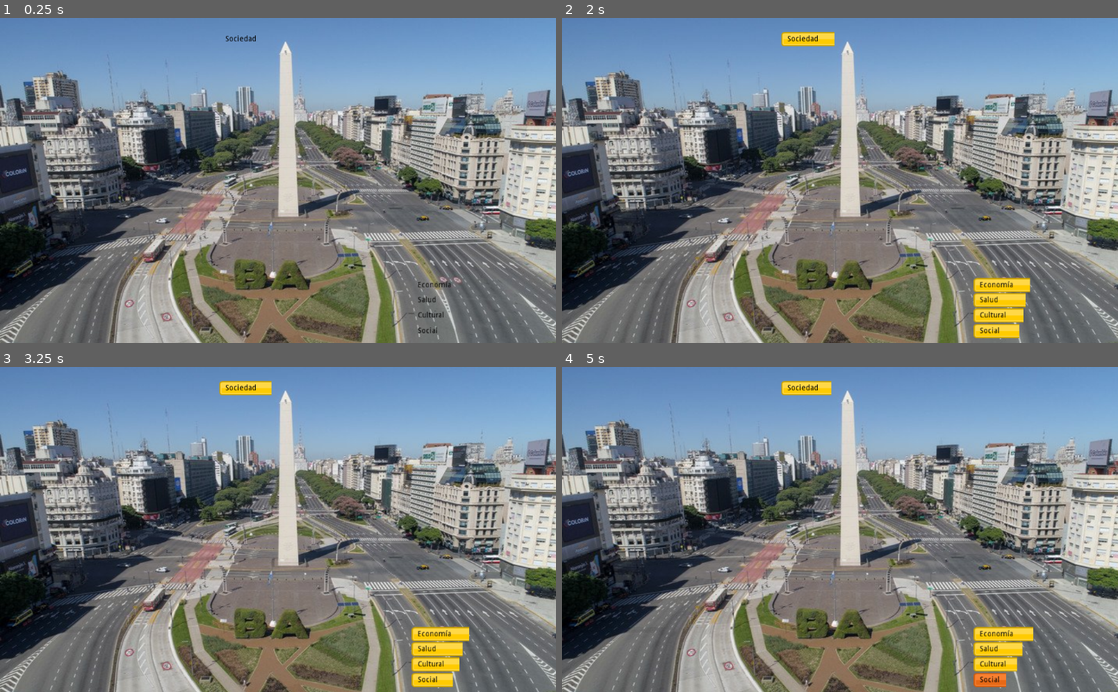
Above: before the commit, frames 1-4 (two rows, left to right).
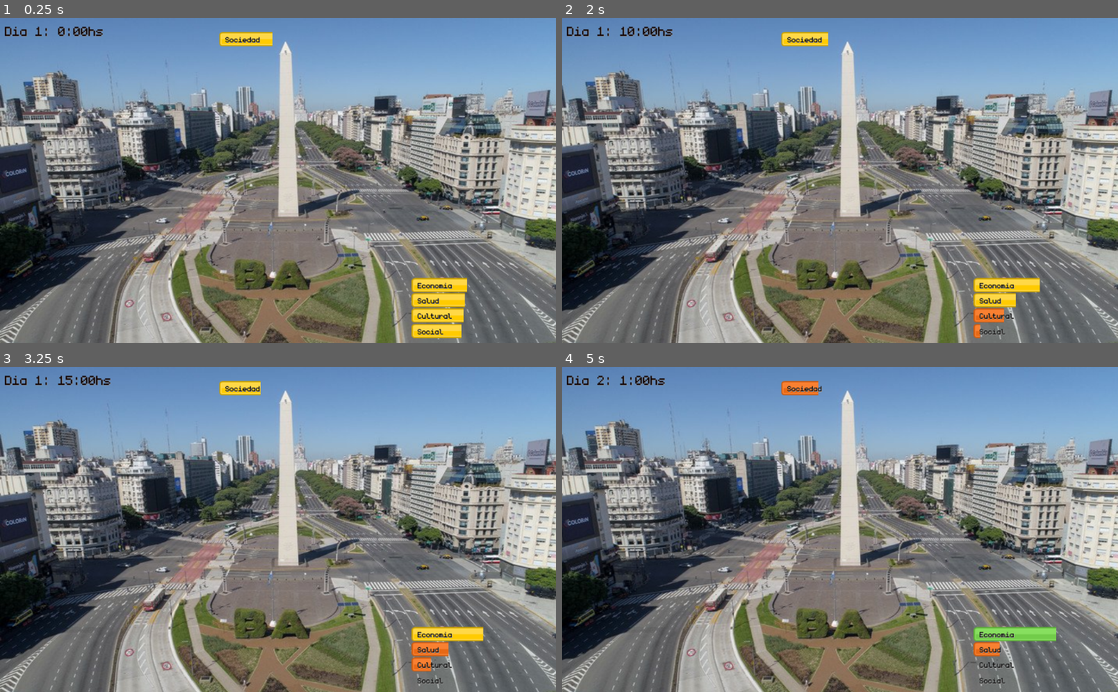
Above: after the commit, the same moments.

Repository: compumundohipermegaredUNQ/SimCovid-21
Game: Godot game, scene res://Main.tscn
The game is run twice, just before and just after one commit, with the same random seed, the same clock (stepped at 60 frames per second) and the same inputs.
Inputs:
- Up to frame 1 (0.25 s): no input
- Up to frame 2 (2 s): tap Enter at 0.5 s; tap Space at 1.25 s
- Up to frame 3 (3.25 s): tap Enter at 2.75 s
- Up to frame 4 (5 s): tap Space at 3.5 s; tap Enter at 4.25 s

The runs differ from the first frame. In frame 1, 2.4% of the frame differs, in the area x 0-84%, y 2-99%; in frame 2, 1.5%; in frame 3, 1.8%; in frame 4, 2.3%.

Commit message:
Agregado reloj con contador de dias * Se agrega señales para cambio de dia y cambio de velocidad * Se modifican las fuentes * La velocidad de las barras cambia con la velocidad del reloj

Diff:
--- /dev/null
+++ b/Clock.gd
@@ -0,0 +1,33 @@
+extends Node2D
+
+onready var clock_label = $ClockLabel
+
+export (float) var seconds_per_day = 5
+
+var day_count = 1
+var hour_count = 0
+var hours_per_second
+
+signal day_change
+signal speed_updated
+
+func initialize(timer:Timer):
+	set_seconds_per_day(seconds_per_day)
+	_do_update()
+	timer.connect("timeout", self, "_update")
+
+func set_seconds_per_day(seconds_in_a_day:float):
+	hours_per_second = round(24/seconds_in_a_day)
+	emit_signal("speed_updated", hours_per_second)
+
+func _update():
+	hour_count += hours_per_second
+	if (hour_count > 24):
+		emit_signal("day_change")
+		day_count += 1
+		hour_count -= 24
+	_do_update()
+
+func _do_update():
+	var text = str("Dia ", day_count, ": ", hour_count, ":00hs")
+	clock_label.set_text(text)
--- /dev/null
+++ b/Clock.tscn
@@ -0,0 +1,24 @@
+[gd_scene load_steps=4 format=2]
+
+[ext_resource path="res://Clock.gd" type="Script" id=1]
+[ext_resource path="res://assets/fonts/monogram.ttf" type="DynamicFontData" id=2]
+
+[sub_resource type="DynamicFont" id=1]
+size = 38
+font_data = ExtResource( 2 )
+
+[node name="Clock" type="Node2D"]
+script = ExtResource( 1 )
+seconds_per_day = 2.0
+
+[node name="ClockLabel" type="RichTextLabel" parent="."]
+margin_left = 9.0
+margin_top = 7.0
+margin_right = 229.0
+margin_bottom = 47.0
+custom_fonts/normal_font = SubResource( 1 )
+custom_colors/default_color = Color( 0.0627451, 0.0117647, 0.0117647, 1 )
+custom_colors/font_color_shadow = Color( 0.541176, 0.537255, 0.537255, 1 )
+__meta__ = {
+"_edit_use_anchors_": false
+}
--- a/HealthBar.gd
+++ b/HealthBar.gd
@@ -11,7 +11,14 @@
 onready var healthbar = $HealthBar
 onready var healthbar_textlabel = $HealthBarLabel
 
-func set_timer(timer:Timer):
+var global_clock
+var speed_multiplier
+
+func initialize(timer:Timer, clock:Node2D):
+	speed_multiplier = 1
+	global_clock = clock
+	global_clock.connect("speed_updated", self, "_set_speed_multiplier")
+	_update_value()
 	timer.connect("timeout", self, "_update_value")
 
 func set_value(value:float):
@@ -24,8 +31,16 @@
 func _ready():
 	healthbar_textlabel.set_text(label)
 
+# Es un tema para que discutamos entre todos
+# Idea: Si queremos que 1 día sean 20s (eventualmente), serían 1.2hs por segundo.
+# Eso sería una partida en vel. normal. Por lo tanto, "tiene sentido" que la velocidad sean
+# las horas por segundo.
+
+func _set_speed_multiplier(hours_per_second):
+	speed_multiplier = hours_per_second
+
 func _update_value():
-	healthbar.value += 1 * multiplier
+	healthbar.value += speed_multiplier * multiplier
 	_update_healthbar()
 
 func _update_healthbar():
--- a/HealthBar.tscn
+++ b/HealthBar.tscn
@@ -1,6 +1,13 @@
-[gd_scene load_steps=2 format=2]
+[gd_scene load_steps=4 format=2]
 
 [ext_resource path="res://HealthBar.gd" type="Script" id=1]
+[ext_resource path="res://assets/fonts/monogram.ttf" type="DynamicFontData" id=2]
+
+[sub_resource type="DynamicFont" id=1]
+size = 22
+outline_color = Color( 0.972549, 0.0313726, 0.0313726, 1 )
+use_mipmaps = true
+font_data = ExtResource( 2 )
 
 [node name="HealthDisplay" type="Node2D"]
 position = Vector2( 862.051, 480.414 )
@@ -18,11 +25,13 @@
 }
 
 [node name="HealthBarLabel" type="RichTextLabel" parent="."]
-margin_left = 11.8921
-margin_top = 5.94604
-margin_right = 124.892
-margin_bottom = 22.946
+margin_left = 12.0
+margin_top = 3.75513
+margin_right = 125.0
+margin_bottom = 21.7551
+custom_fonts/normal_font = SubResource( 1 )
 custom_colors/default_color = Color( 0, 0, 0, 1 )
+custom_colors/font_color_shadow = Color( 0.635294, 0.627451, 0.627451, 1 )
 fit_content_height = true
 __meta__ = {
 "_edit_use_anchors_": false
--- a/HealthBarGroup.gd
+++ b/HealthBarGroup.gd
@@ -7,11 +7,12 @@
 onready var overall_bar = $OverallBar
 var global_timer
 
-func initialize(timer:Timer):
-	economia_bar.set_timer(timer)
-	salud_bar.set_timer(timer)
-	cultural_bar.set_timer(timer)
-	social_bar.set_timer(timer)
+func initialize(timer:Timer, clock:Node2D):
+	economia_bar.initialize(timer, clock)
+	salud_bar.initialize(timer, clock)
+	cultural_bar.initialize(timer, clock)
+	social_bar.initialize(timer, clock)
+	_update_overall_value()
 	timer.connect("timeout", self, "_update_overall_value")
 
 func _update_overall_value():
--- a/HealthBarGroup.tscn
+++ b/HealthBarGroup.tscn
@@ -8,7 +8,7 @@
 
 [node name="EconomiaBar" parent="." instance=ExtResource( 1 )]
 position = Vector2( 757.4, 480.414 )
-label = "Economía"
+label = "Economia"
 percentage = 0.3
 
 [node name="SaludBar" parent="." instance=ExtResource( 1 )]
--- a/Main.gd
+++ b/Main.gd
@@ -2,6 +2,10 @@
 
 onready var timer = $Timer
 onready var healt_bar_group = $HealthBarGroup
+onready var clock = $Clock
 
 func _ready():
-	healt_bar_group.initialize(timer)
+	clock.initialize(timer)
+	# Esto eventualmente se elegirá desde el menú antes de arrancar
+	healt_bar_group.initialize(timer, clock)
+	clock.set_seconds_per_day(5)
--- a/Main.tscn
+++ b/Main.tscn
@@ -1,11 +1,15 @@
-[gd_scene load_steps=4 format=2]
+[gd_scene load_steps=5 format=2]
 
 [ext_resource path="res://assets/background.jpg" type="Texture" id=1]
 [ext_resource path="res://Main.gd" type="Script" id=2]
 [ext_resource path="res://HealthBarGroup.tscn" type="PackedScene" id=3]
+[ext_resource path="res://Clock.tscn" type="PackedScene" id=4]
 
 [node name="Main" type="Node"]
 script = ExtResource( 2 )
+__meta__ = {
+"_editor_description_": ""
+}
 
 [node name="TextureRect" type="TextureRect" parent="."]
 margin_right = 1035.0
@@ -20,3 +24,6 @@
 autostart = true
 
 [node name="HealthBarGroup" parent="." instance=ExtResource( 3 )]
+
+[node name="Clock" parent="." instance=ExtResource( 4 )]
+seconds_per_day = 5.0
Binary file added: assets/fonts/monogram.ttf
